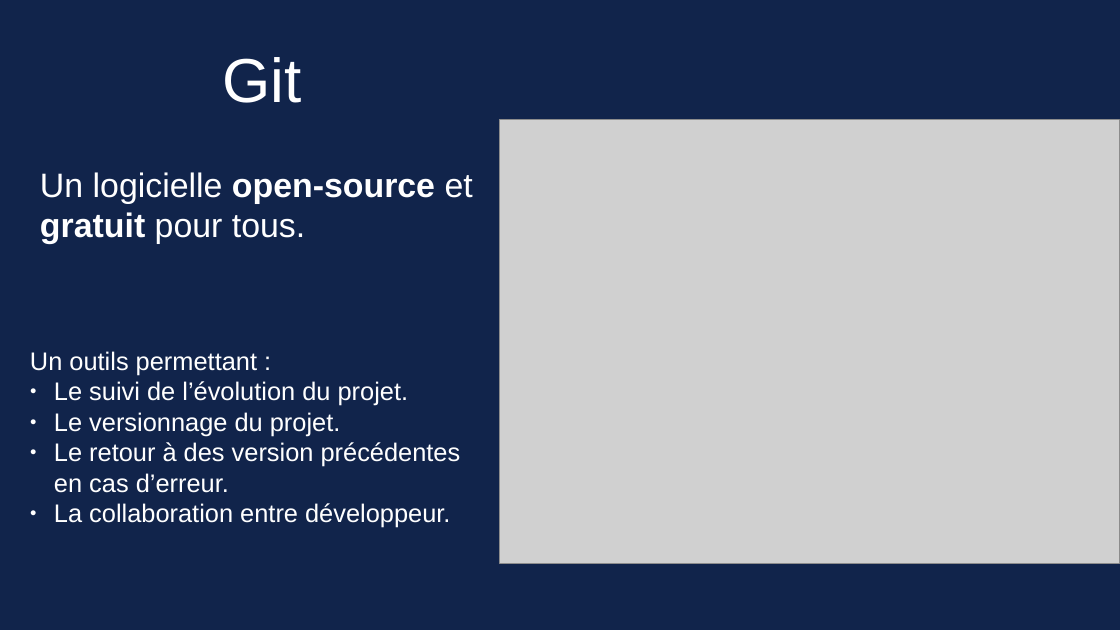
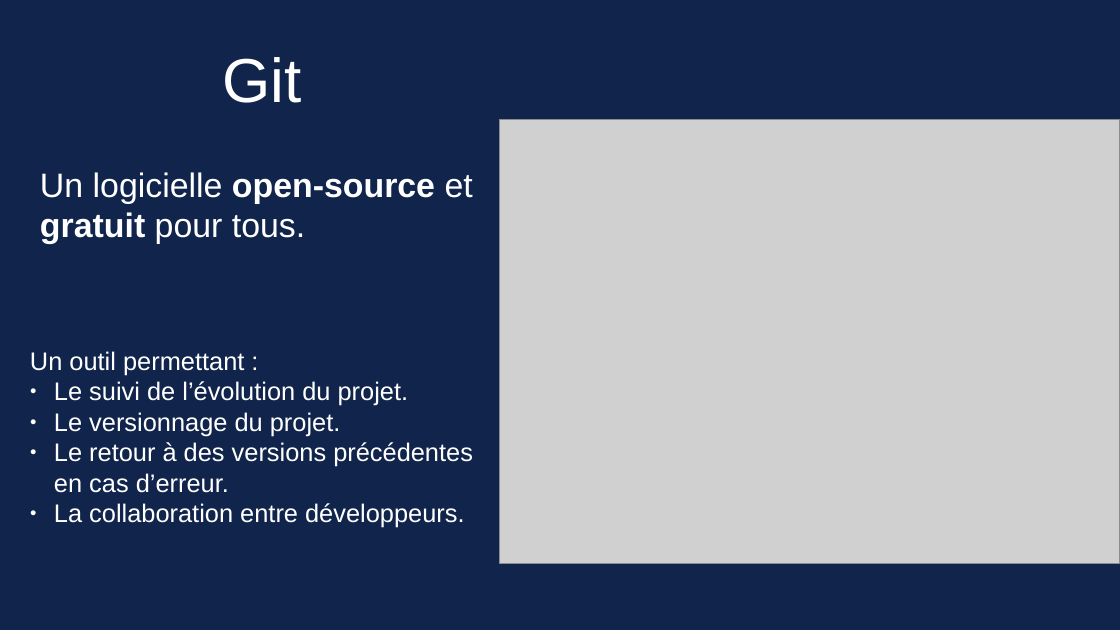
Before and after one commit to Sauvage89/guide_git, a slide deck: slide 2 of guide_git.odp. Drawn at 1120x630 pixels with LibreOffice and Linux fonts; fonts in the diff are those of the drawing; grey boxes stand for pictures. Boxes give left, top, right and bottom in pixels: in the first picture for what was removed or moved away, otherwise in the second. Text is boxed around its words. In the diff, an @@ line names an element or a change of style, - is before the commit and + after.

```diff
--- a/guide_git.odp
+++ b/guide_git.odp
@@ text at bbox=[30, 351, 244, 375]: text changed @@
-Un outils permettant :
+Un outil permettant :
@@ text at bbox=[54, 442, 473, 528]: text changed @@
-● Le retour à des version précédentes en cas d’erreur.
-● La collaboration entre développeur.
+● Le retour à des versions précédentes en cas d’erreur.
+● La collaboration entre développeurs.
```
Also in this commit, not shown: 7 other slides changed, 13 slides added.
